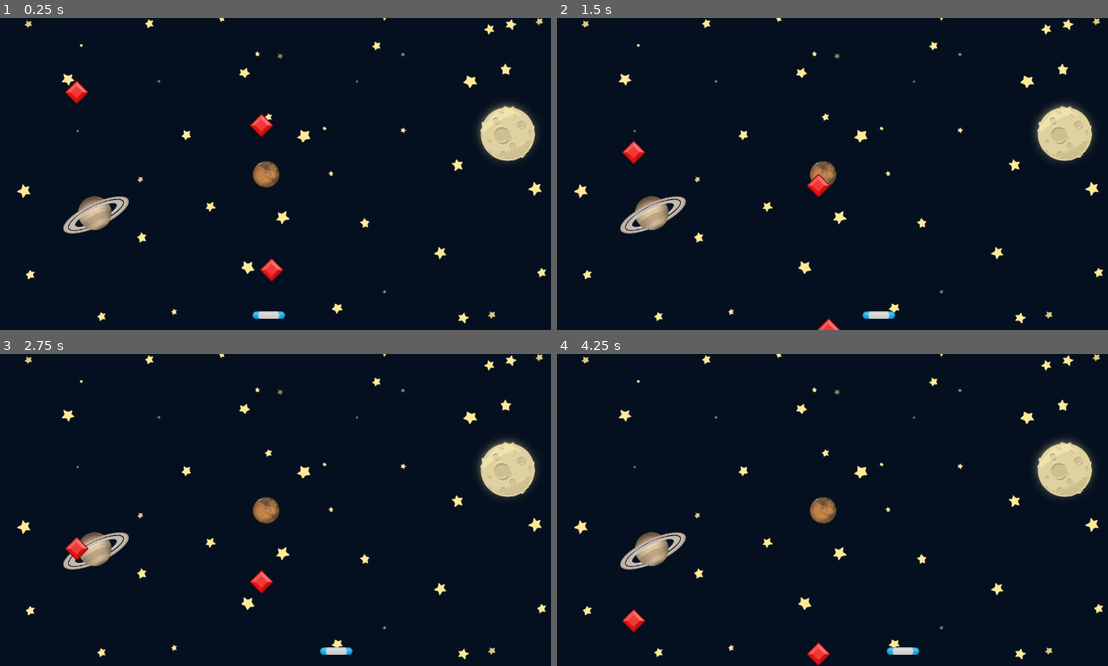
Above: before the commit, frames 1-4 (two rows, left to right).
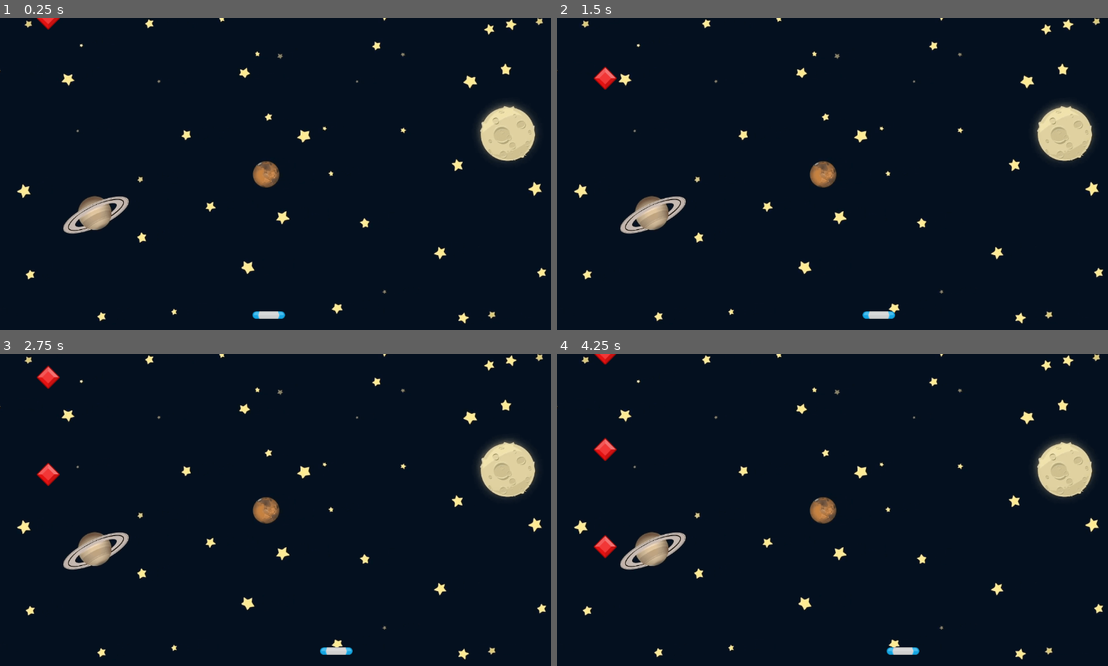
Above: after the commit, the same moments.

Repository: Peter-Pander/GemCatcher
Game: Godot game, scene res://Scenes/Game.tscn
Two runs of this game, one before a commit and one after it. Both use one fixed random seed, a clock stepped at 60 frames per second and the inputs below.
Inputs:
- Up to frame 1 (0.25 s): no input
- Up to frame 2 (1.5 s): hold D (move_right) 0.53-1.28 s; hold A (move_left) from 1.28 s (still down)
- Up to frame 3 (2.75 s): release A (move_left) at 2.03 s; hold D (move_right) from 2.03 s (still down)
- Up to frame 4 (4.25 s): release D (move_right) at 3.53 s; hold A (move_left) from 3.53 s (still down)

The runs differ from the first frame. In frame 1, 0.6% of the frame differs, in the area x 6-52%, y 0-85%; in frame 2, 0.6%; in frame 3, 0.7%; in frame 4, 0.8%, in the area x 6-50%, y 0-100%.

Commit message:
Implement spawning gems

Diff:
--- a/Scenes/Game.gd
+++ b/Scenes/Game.gd
@@ -1,7 +1,20 @@
 extends Node2D
 
 
+const GEM = preload("res://Scenes/Gem/Gem.tscn")
 
+
+func _ready() -> void:
+	spawn_gem()
+
+
+
+func spawn_gem() -> void:
+	var new_gem: Gem = GEM.instantiate()
+	var x_pos: float = 100.0
+	new_gem.position = Vector2(x_pos, -50.0)
+	new_gem.gem_off_screen.connect(_on_gem_off_screen)
+	add_child(new_gem)
 
 
 func _on_paddle_area_entered(area: Area2D) -> void:
@@ -11,3 +24,7 @@
 
 func _on_gem_off_screen() -> void:
 	print("Game Over")
+
+
+func _on_timer_timeout() -> void:
+	spawn_gem()
--- a/Scenes/Game.tscn
+++ b/Scenes/Game.tscn
@@ -1,9 +1,8 @@
-[gd_scene load_steps=5 format=3 uid="uid://u3xuua0y58te"]
+[gd_scene load_steps=4 format=3 uid="uid://u3xuua0y58te"]
 
 [ext_resource type="Texture2D" uid="uid://dvqs3sfoq1uoa" path="res://assets/GameBg.png" id="1_iukft"]
 [ext_resource type="Script" uid="uid://cxx5ddgudd6qj" path="res://Scenes/Game.gd" id="1_kldst"]
 [ext_resource type="PackedScene" uid="uid://blr3uxlojgik0" path="res://Scenes/Paddle/Paddle.tscn" id="2_gl6un"]
-[ext_resource type="PackedScene" uid="uid://bctisu45gemaq" path="res://Scenes/Gem/Gem.tscn" id="3_j5yw3"]
 
 [node name="Game" type="Node2D"]
 script = ExtResource("1_kldst")
@@ -17,16 +16,9 @@
 position = Vector2(557, 617)
 scale = Vector2(0.65, 0.65)
 
-[node name="Gem" parent="." instance=ExtResource("3_j5yw3")]
-position = Vector2(159, 104)
-
-[node name="Gem2" parent="." instance=ExtResource("3_j5yw3")]
-position = Vector2(542, 173)
-
-[node name="Gem3" parent="." instance=ExtResource("3_j5yw3")]
-position = Vector2(563, 473)
+[node name="Timer" type="Timer" parent="."]
+wait_time = 2.0
+autostart = true
 
 [connection signal="area_entered" from="Paddle" to="." method="_on_paddle_area_entered"]
-[connection signal="gem_off_screen" from="Gem" to="." method="_on_gem_off_screen"]
-[connection signal="gem_off_screen" from="Gem2" to="." method="_on_gem_off_screen"]
-[connection signal="gem_off_screen" from="Gem3" to="." method="_on_gem_off_screen"]
+[connection signal="timeout" from="Timer" to="." method="_on_timer_timeout"]
--- a/Scenes/Gem/Gem.gd
+++ b/Scenes/Gem/Gem.gd
@@ -1,4 +1,7 @@
 extends Area2D
+
+
+class_name Gem
 
 
 signal gem_off_screen
